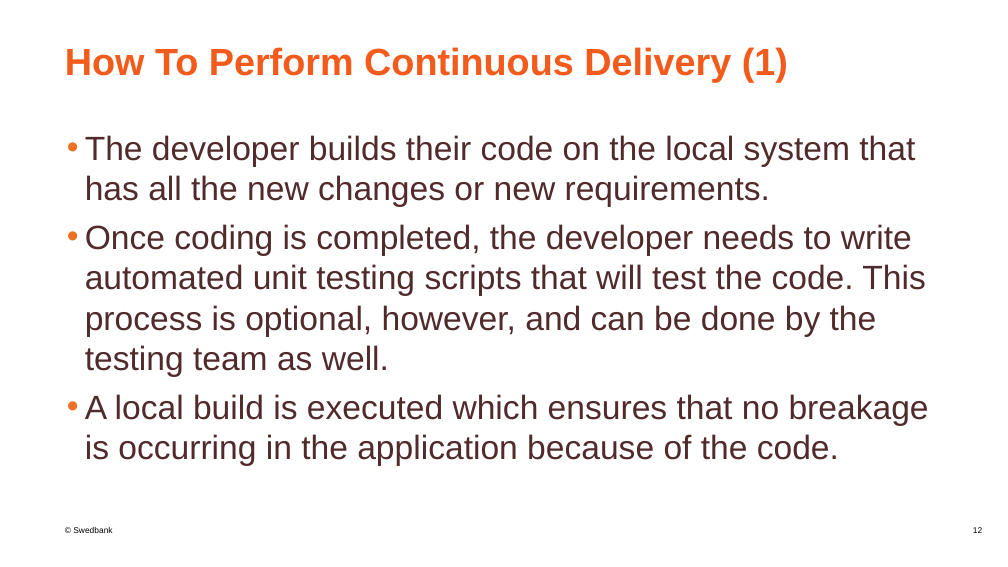
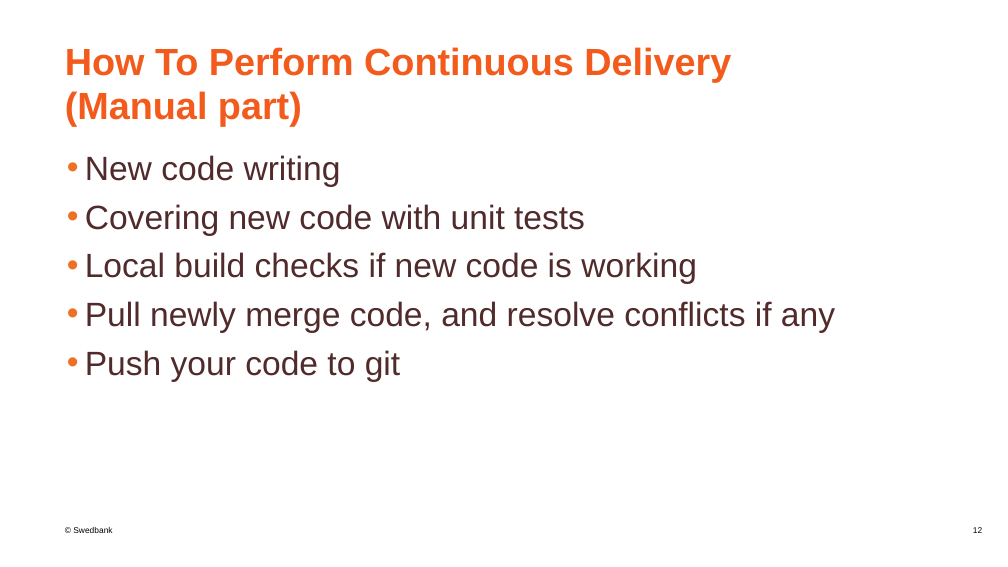
Before and after one commit to mantelisb/CICD-lecture, a slide deck: slide 12 of CICD.pptx. Drawn at 1008x567 pixels with LibreOffice and Linux fonts; fonts in the diff are those of the drawing; background and template pictures are left out. Boxes give left, top, right and bottom in pixels: in the first picture for what was removed or moved away, otherwise in the second. Text is boxed around its words. In the diff, an @@ line names an element or a change of style, - is before the commit and + after.

```diff
--- a/CICD.pptx
+++ b/CICD.pptx
@@ title at (65, 47, 731, 126): text changed @@
-How To Perform Continuous Delivery (1)
+How To Perform Continuous Delivery (Manual part)
@@ text at (85, 155, 835, 382): text changed @@
-• The developer builds their code on the local system that has all the new changes or new requirements.
-• Once coding is completed, the developer needs to write automated unit testing scripts that will test the code. This process is optional, however, and can be done by the testing team as well.
-• A local build is executed which ensures that no breakage is occurring in the application because of the code.
+• New code writing
+• Covering new code with unit tests
+• Local build checks if new code is working
+• Pull newly merge code, and resolve conflicts if any
+• Push your code to git
```
Also in this commit, not shown: 4 other slides changed, 3 slides added, 2 slides removed, 2 other files.
